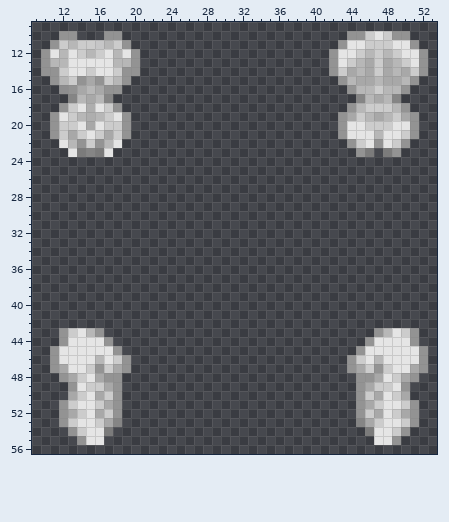
A pixel-art sprite gets an edit: Resources/Textures/Mobs/Species/Mentag/parts.rsi/torso_f.png. Above, as it was before the edit.
The file is 64x64 pixels. Colours within 5 levels of each other are drawn and written as one. Shown: x 9..53, y 9..56.
Now the later version:
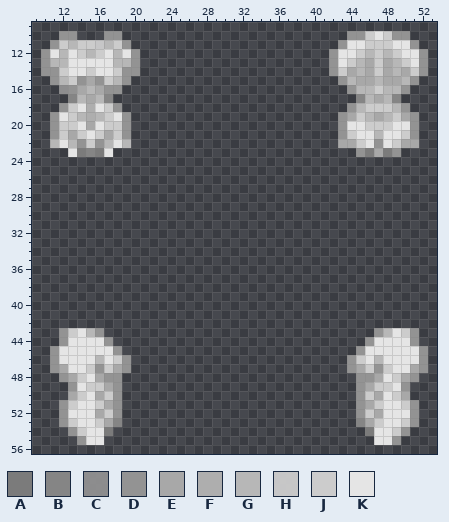
Palette (. is transparent): A #7b7b7b  B #858585  C #939393eb  D #939393  E #a8a8a8  F #aeaeae  G #b7b7b7  H #ccccccf5  J #cccccc  K #e5e5e5
Changes in this commit:
Changed rows in their new state; - is an unchanged pixel.
first column x 11:
21 ---------------------------------J-------
22 G-------G-----------------------EE-----EE
23 ------------------------------------E----
first column x 13:
52 KK----------------------------------KK
Where, in picture pixels (left, top, right, bottom), the same in both pictures:
changed: (338, 130, 419, 157)
added: (50, 139, 59, 148)
added: (122, 139, 131, 148)
changed: (68, 409, 86, 418)
changed: (392, 409, 410, 418)
